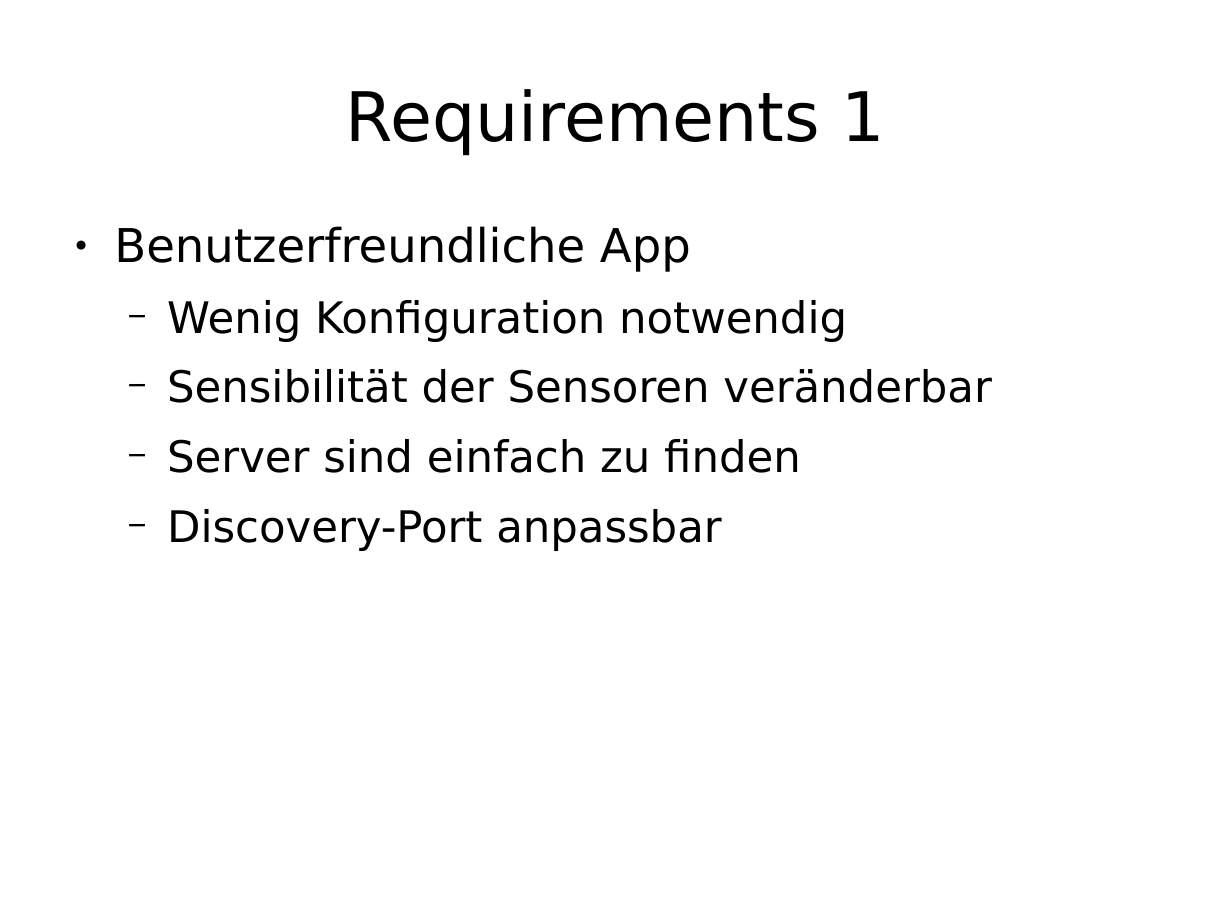
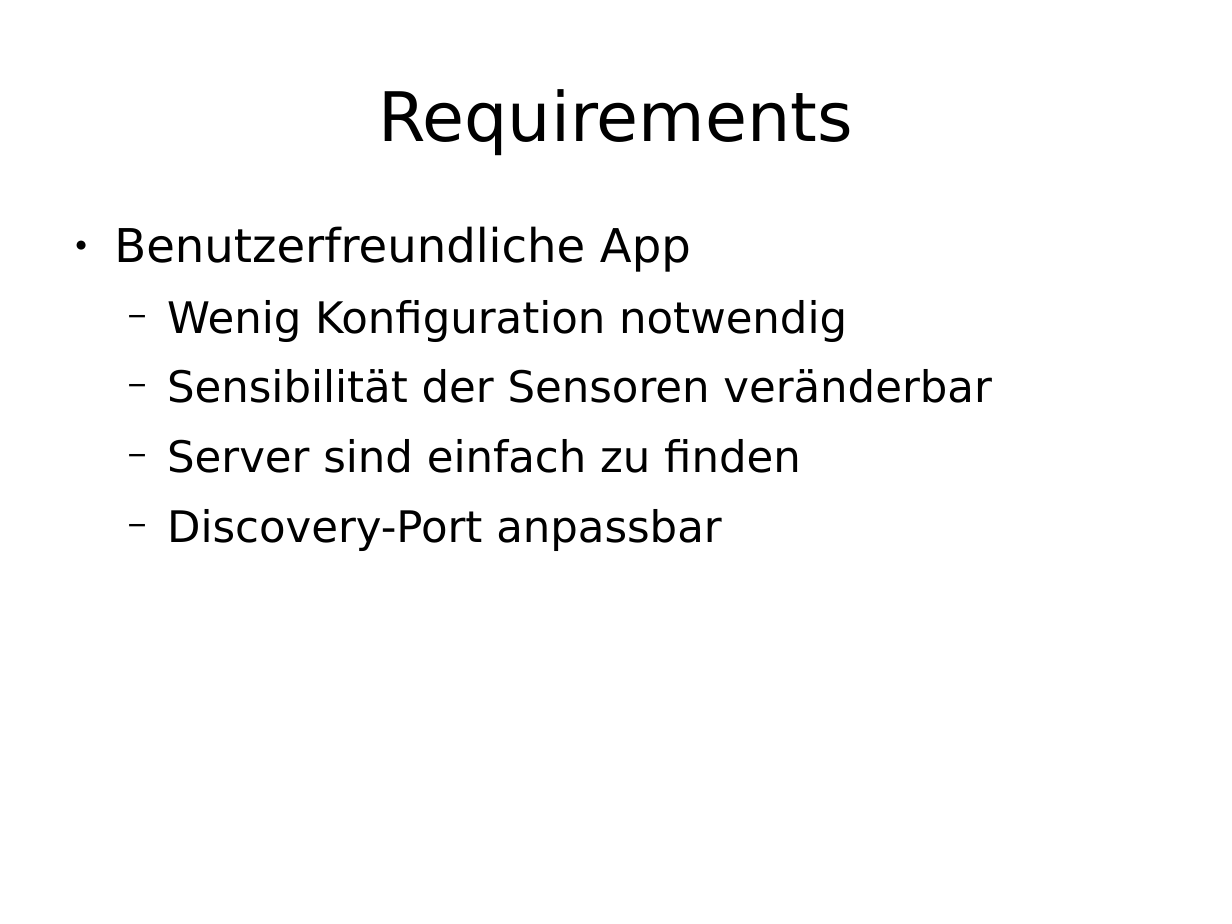
Before and after one commit to enra64/psychic-giggle, a slide deck: slide 4 of zwischenstand anfang dezember.odp. Drawn at 1232x924 pixels with LibreOffice and Linux fonts; fonts in the diff are those of the drawing. Boxes give left, top, right and bottom in pixels: in the first picture for what was removed or moved away, otherwise in the second. Text is boxed around its words. In the diff, an @@ line names an element or a change of style, - is before the commit and + after.

```diff
--- a/zwischenstand anfang dezember.odp
+++ b/zwischenstand anfang dezember.odp
@@ title at (378,89,853,155): text changed @@
-Requirements 1
+Requirements
```
Also in this commit, not shown: 5 other slides changed, 1 slide added, 2 slides removed.
